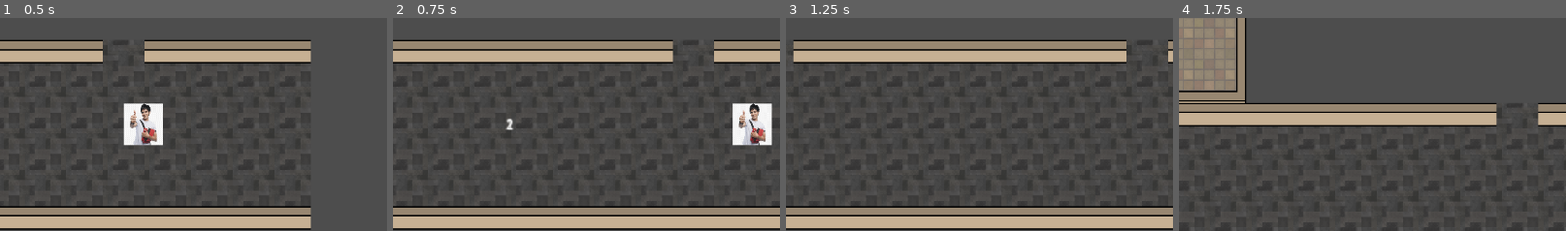
Above: before the commit, frames 1-4 (left to right).
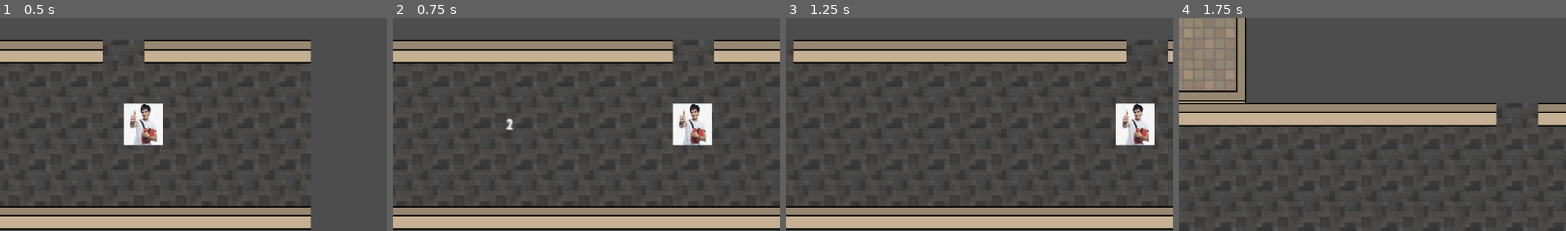
Above: after the commit, the same moments.

Repository: muffindohoah/LSH
Game: Godot game, scene res://generation/gentest.tscn
Same seed, same stepped clock (60 frames per second), same inputs: the game is played once before the commit and once after it. The project has no main scene, so this scene is started directly.
Inputs:
- Up to frame 1 (0.5 s): no input
- Up to frame 2 (0.75 s): hold D (right) from 0.53 s (still down)
- Up to frame 3 (1.25 s): keep holding D (right)
- Up to frame 4 (1.75 s): release D (right) at 1.28 s; hold S (down) from 1.28 s (still down)
The pictures show only the part of the screen within x 48-98%, y 24-74%; the shares and areas given below are measured in that part.

Frame 1 is identical in both runs. In frame 2, 4.0% of the frame differs, in the area x 72-98%, y 40-60%; in frame 3, 1.9%; in frame 4, nothing differs.

Commit message:
player acceleration

Diff:
--- a/lsh/drunk_umd_student.gd
+++ b/lsh/drunk_umd_student.gd
@@ -1,6 +1,8 @@
 extends CharacterBody2D
 
-var speed = 150.0
+var max_speed = 150.0
+var current_speed = 0
+var accel = 3
 
 func _physics_process(delta):
 	movement()
@@ -20,5 +22,9 @@
 		input_dir.x = 0
 	if Input.is_action_pressed("up") and Input.is_action_pressed("down"):
 		input_dir.y = 0
-	velocity = input_dir.normalized() * speed
+	if input_dir != Vector2(0,0) and current_speed < max_speed:
+		current_speed += accel
+	else:
+		current_speed -= accel
+	velocity = input_dir.normalized() * current_speed
 	move_and_slide()
--- a/lsh/generation/rooms/roombase.tscn
+++ b/lsh/generation/rooms/roombase.tscn
@@ -31,6 +31,12 @@
 Object(Node2D,"_import_path":NodePath(""),"unique_name_in_owner":false,"process_mode":0,"process_priority":0,"process_p …(615 unchanged characters)…
 : Vector2(-160, 0),
 Object(Node2D,"_import_path":NodePath(""),"unique_name_in_owner":false,"process_mode":0,"process_priority":0,"process_p …(616 unchanged characters)…
+: Vector2(-16, -42),
+Object(Node2D,"_import_path":NodePath(""),"unique_name_in_owner":false,"process_mode":0,"process_priority":0,"process_physics_priority":0,"process_thread_group":0,"physics_interpolation_mode":0,"auto_translate_mode":0,"editor_description":"","visible":true,"modulate":Color(1, 1, 1, 1),"self_modulate":Color(1, 1, 1, 1),"show_behind_parent":false,"top_level":false,"clip_children":0,"light_mask":1,"visibility_layer":1,"z_index":0,"z_as_relative":true,"y_sort_enabled":false,"texture_filter":0,"texture_repeat":0,"material":null,"use_parent_material":false,"position":Vector2(128, 0),"rotation":0.0,"scale":Vector2(1, 1),"skew":0.0,"script":Resource("res://generation/connector.gd"),"left":false,"right":true,"up":false,"down":false)
+: Vector2(128, 0),
+Object(Node2D,"_import_path":NodePath(""),"unique_name_in_owner":false,"process_mode":0,"process_priority":0,"process_physics_priority":0,"process_thread_group":0,"physics_interpolation_mode":0,"auto_translate_mode":0,"editor_description":"","visible":true,"modulate":Color(1, 1, 1, 1),"self_modulate":Color(1, 1, 1, 1),"show_behind_parent":false,"top_level":false,"clip_children":0,"light_mask":1,"visibility_layer":1,"z_index":0,"z_as_relative":true,"y_sort_enabled":false,"texture_filter":0,"texture_repeat":0,"material":null,"use_parent_material":false,"position":Vector2(-160, 0),"rotation":0.0,"scale":Vector2(1, 1),"skew":0.0,"script":Resource("res://generation/connector.gd"),"left":true,"right":false,"up":false,"down":false)
+: Vector2(-160, 0),
+Object(Node2D,"_import_path":NodePath(""),"unique_name_in_owner":false,"process_mode":0,"process_priority":0,"process_physics_priority":0,"process_thread_group":0,"physics_interpolation_mode":0,"auto_translate_mode":0,"editor_description":"","visible":true,"modulate":Color(1, 1, 1, 1),"self_modulate":Color(1, 1, 1, 1),"show_behind_parent":false,"top_level":false,"clip_children":0,"light_mask":1,"visibility_layer":1,"z_index":0,"z_as_relative":true,"y_sort_enabled":false,"texture_filter":0,"texture_repeat":0,"material":null,"use_parent_material":false,"position":Vector2(-16, -42),"rotation":0.0,"scale":Vector2(1, 1),"skew":0.0,"script":Resource("res://generation/connector.gd"),"left":false,"right":false,"up":true,"down":false)
 : Vector2(-16, -42)
 }
 
--- a/lsh/generation/rooms/roombase2.tscn
+++ b/lsh/generation/rooms/roombase2.tscn
@@ -27,6 +27,8 @@
 Object(Node2D,"_import_path":NodePath(""),"unique_name_in_owner":false,"process_mode":0,"process_priority":0,"process_p …(614 unchanged characters)…
 : Vector2(0, -24),
 Object(Node2D,"_import_path":NodePath(""),"unique_name_in_owner":false,"process_mode":0,"process_priority":0,"process_p …(615 unchanged characters)…
+: Vector2(-16, 95),
+Object(Node2D,"_import_path":NodePath(""),"unique_name_in_owner":false,"process_mode":0,"process_priority":0,"process_physics_priority":0,"process_thread_group":0,"physics_interpolation_mode":0,"auto_translate_mode":0,"editor_description":"","visible":true,"modulate":Color(1, 1, 1, 1),"self_modulate":Color(1, 1, 1, 1),"show_behind_parent":false,"top_level":false,"clip_children":0,"light_mask":1,"visibility_layer":1,"z_index":0,"z_as_relative":true,"y_sort_enabled":false,"texture_filter":0,"texture_repeat":0,"material":null,"use_parent_material":false,"position":Vector2(-16, 95),"rotation":0.0,"scale":Vector2(1, 1),"skew":0.0,"script":Resource("res://generation/connector.gd"),"left":false,"right":false,"up":false,"down":true)
 : Vector2(-16, 95)
 }
 
